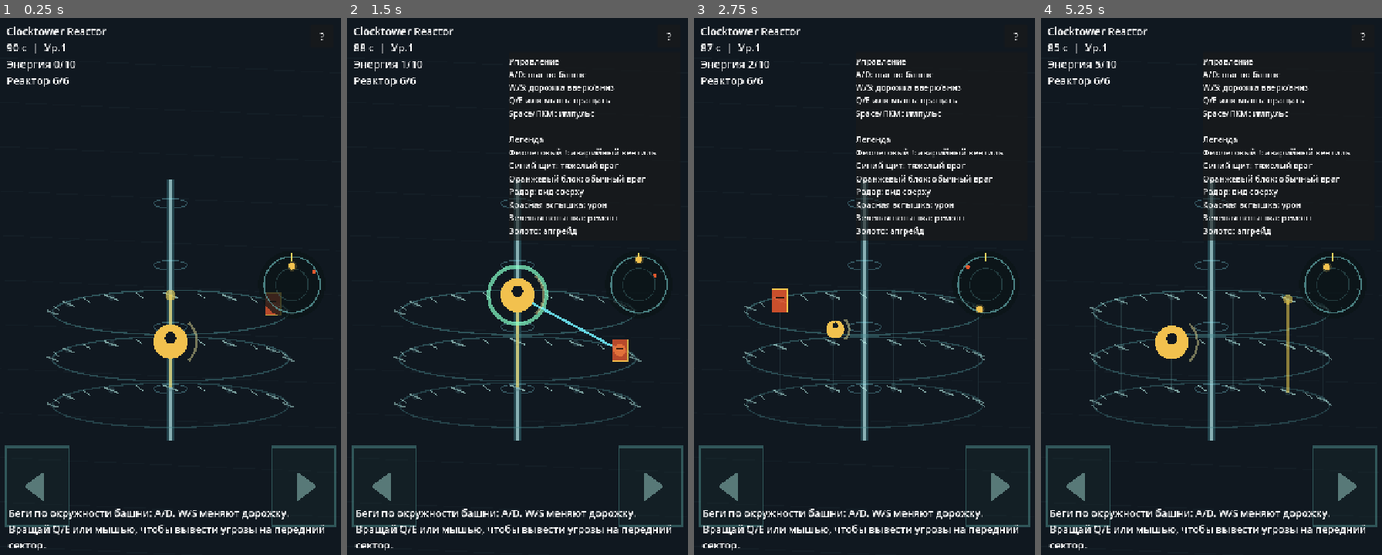
Above: before the commit, frames 1-4 (left to right).
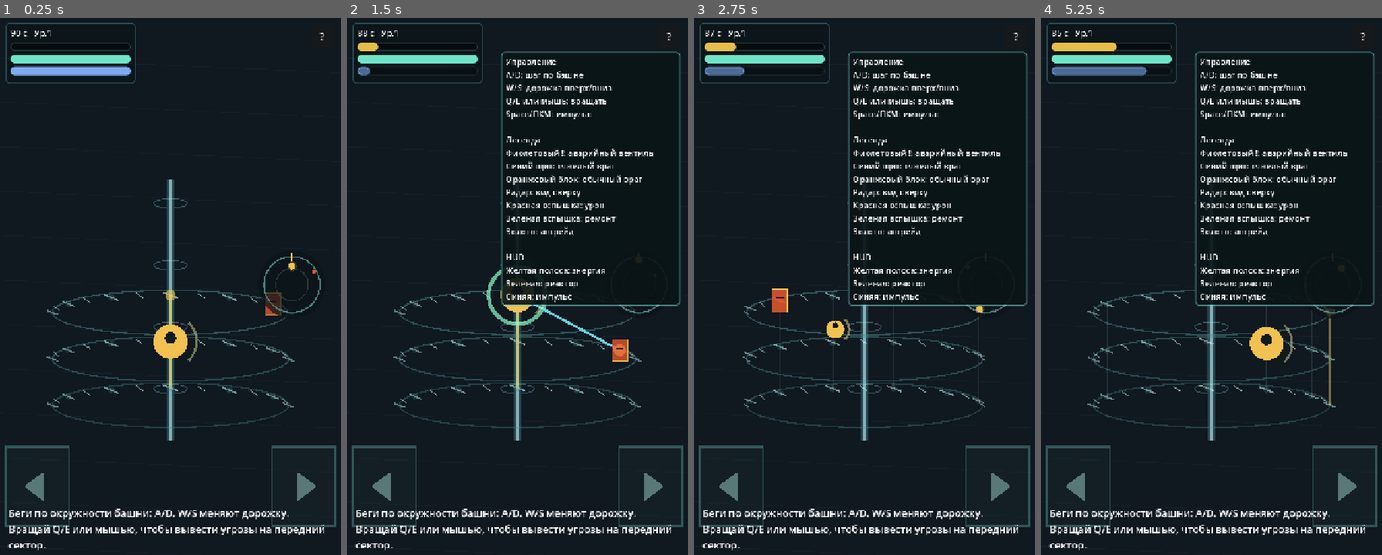
Above: after the commit, the same moments.

Repository: GeorgeYahontov/clocktower-reactor
Game: Godot game, scene res://scenes/Main.tscn
Same seed, same stepped clock (60 frames per second), same inputs: the game is played once before the commit and once after it.
Inputs (mouse positions are in pixels of both pictures, inside the frame that each line leads up to):
- Up to frame 1 (0.25 s): no input
- Up to frame 2 (1.5 s): click "?" at 0.5 s; tap Enter at 1.25 s; move the mouse to (500, 447) at 1.27 s; hold W (move_up) from 1.28 s (still down); tap Space (pulse) at 1.35 s; click (500, 447) at 1.42 s
- Up to frame 3 (2.75 s): release W (move_up) at 2 s; drag from (970, 415) to (847, 447) at 2.02 s
- Up to frame 4 (5.25 s): move the mouse to (1105, 232) at 2.77 s; hold A (move_left) 2.78-3.5 s; tap Space (pulse) at 2.85, 4.35 s; drag from (1228, 324) to (1105, 232) at 3.52 s; move the mouse to (1160, 168) at 4.27 s; hold S (move_down) 4.28-5 s; drag from (1286, 291) to (1160, 168) at 5.02 s

The runs differ from the first frame. In frame 1, 2.1% of the frame differs, in the area x 1-40%, y 0-13%; in frame 2, 6.4%; in frame 3, 6.3%; in frame 4, 8.7%, in the area x 1-98%, y 0-73%.

Commit message:
Add compact HUD gauges

Diff:
--- a/scripts/ui/Hud.gd
+++ b/scripts/ui/Hud.gd
@@ -4,7 +4,12 @@
 signal restart_requested
 
 var state
-var label: Label
+var status_panel: PanelContainer
+var status_box: VBoxContainer
+var status_header: Label
+var energy_bar: ProgressBar
+var integrity_bar: ProgressBar
+var pulse_bar: ProgressBar
 var tutorial: Label
 var menu_button: Button
 var help_panel: PanelContainer
@@ -15,11 +20,29 @@
 
 func bind(game_state) -> void:
 	state = game_state
-	label = Label.new()
-	label.position = Vector2(20.0, 20.0)
-	label.size = Vector2(330.0, 132.0)
-	label.add_theme_font_size_override("font_size", 22)
-	add_child(label)
+	status_panel = PanelContainer.new()
+	status_panel.position = Vector2(18.0, 18.0)
+	status_panel.size = Vector2(270.0, 126.0)
+	status_panel.add_theme_stylebox_override("panel", _make_panel_style(Color(0.04, 0.08, 0.09, 0.72), Color(0.30, 0.56, 0.58, 0.42)))
+	add_child(status_panel)
+
+	status_box = VBoxContainer.new()
+	status_box.size = Vector2(250.0, 108.0)
+	status_box.add_theme_constant_override("separation", 7)
+	status_panel.add_child(status_box)
+
+	status_header = Label.new()
+	status_header.add_theme_font_size_override("font_size", 18)
+	status_box.add_child(status_header)
+
+	energy_bar = _make_bar(Color(0.95, 0.78, 0.28, 0.95))
+	status_box.add_child(energy_bar)
+
+	integrity_bar = _make_bar(Color(0.44, 0.95, 0.82, 0.95))
+	status_box.add_child(integrity_bar)
+
+	pulse_bar = _make_bar(Color(0.52, 0.70, 1.0, 0.95))
+	status_box.add_child(pulse_bar)
 
 	menu_button = Button.new()
 	menu_button.text = "?"
@@ -32,16 +55,17 @@
 	add_child(menu_button)
 
 	help_panel = PanelContainer.new()
-	help_panel.position = Vector2(342.0, 78.0)
-	help_panel.size = Vector2(356.0, 390.0)
+	help_panel.position = Vector2(326.0, 78.0)
+	help_panel.size = Vector2(372.0, 414.0)
 	help_panel.visible = false
+	help_panel.add_theme_stylebox_override("panel", _make_panel_style(Color(0.04, 0.08, 0.09, 0.92), Color(0.42, 0.78, 0.76, 0.60)))
 	add_child(help_panel)
 
 	help_label = Label.new()
-	help_label.size = Vector2(332.0, 366.0)
+	help_label.size = Vector2(348.0, 390.0)
 	help_label.autowrap_mode = TextServer.AUTOWRAP_WORD_SMART
 	help_label.add_theme_font_size_override("font_size", 17)
-	help_label.text = "Управление\nA/D: шаг по башне\nW/S: доро …(200 unchanged characters)… Зеленая вспышка: ремонт\nЗолото: апгрейд"
+	help_label.text = "Управление\nA/D: шаг по башне\nW/S: доро …(200 unchanged characters)… Зеленая вспышка: ремонт\nЗолото: апгрейд\n\nHUD\nЖелтая полоса: энергия\nЗеленая: реактор\nСиняя: импульс"
 	help_panel.add_child(help_label)
 
 	tutorial = Label.new()
@@ -78,17 +102,17 @@
 	refresh()
 
 func refresh() -> void:
-	if state == null or label == null:
+	if state == null or status_header == null:
 		return
 	var time_left: float = maxf(0.0, state.config.run_duration - state.run_time)
-	label.text = "Clocktower Reactor\n%.0f c  |  Ур.%d\nЭнергия %d/%d\nРеактор %d/%d" % [
-		time_left,
-		state.level,
-		state.energy,
-		state.config.energy_per_level,
-		state.reactor_integrity,
-		state.max_reactor_integrity
-	]
+	status_header.text = "%.0f c   Ур.%d" % [time_left, state.level]
+	energy_bar.max_value = state.config.energy_per_level
+	energy_bar.value = state.energy
+	integrity_bar.max_value = maxf(1.0, float(state.max_reactor_integrity))
+	integrity_bar.value = state.reactor_integrity
+	pulse_bar.max_value = state.config.pulse_cooldown
+	pulse_bar.value = state.config.pulse_cooldown - state.pulse_cooldown_remaining
+	pulse_bar.modulate.a = 1.0 if state.pulse_cooldown_remaining <= 0.0 else 0.58
 
 	if tutorial == null:
 		return
@@ -131,15 +155,23 @@
 		button.text = "%s  %s\n%s" % [upgrade["icon"], upgrade["title"], upgrade["description"]]
 		button.custom_minimum_size = Vector2(330.0, 92.0)
 		button.add_theme_font_size_override("font_size", 15)
-		button.add_theme_stylebox_override("normal", _make_upgrade_style(Color(0.07, 0.13, 0.15, 0.92), Color(0.36, 0.72, 0.72, 0.72)))
-		button.add_theme_stylebox_override("hover", _make_upgrade_style(Color(0.10, 0.18, 0.19, 0.96), Color(0.95, 0.82, 0.36, 0.90)))
-		button.add_theme_stylebox_override("pressed", _make_upgrade_style(Color(0.13, 0.23, 0.22, 1.0), Color(0.52, 1.0, 0.78, 0.95)))
+		button.add_theme_stylebox_override("normal", _make_panel_style(Color(0.07, 0.13, 0.15, 0.92), Color(0.36, 0.72, 0.72, 0.72)))
+		button.add_theme_stylebox_override("hover", _make_panel_style(Color(0.10, 0.18, 0.19, 0.96), Color(0.95, 0.82, 0.36, 0.90)))
+		button.add_theme_stylebox_override("pressed", _make_panel_style(Color(0.13, 0.23, 0.22, 1.0), Color(0.52, 1.0, 0.78, 0.95)))
 		button.pressed.connect(func(upgrade_id := String(upgrade["id"])) -> void:
 			upgrade_selected.emit(upgrade_id)
 		)
 		upgrade_panel.add_child(button)
 
-func _make_upgrade_style(fill: Color, border: Color) -> StyleBoxFlat:
+func _make_bar(fill: Color) -> ProgressBar:
+	var bar := ProgressBar.new()
+	bar.custom_minimum_size = Vector2(242.0, 18.0)
+	bar.show_percentage = false
+	bar.add_theme_stylebox_override("background", _make_panel_style(Color(0.02, 0.04, 0.05, 0.78), Color(0.18, 0.28, 0.29, 0.70)))
+	bar.add_theme_stylebox_override("fill", _make_panel_style(fill, fill))
+	return bar
+
+func _make_panel_style(fill: Color, border: Color) -> StyleBoxFlat:
 	var style := StyleBoxFlat.new()
 	style.bg_color = fill
 	style.border_color = border
@@ -151,8 +183,8 @@
 	style.corner_radius_top_right = 8
 	style.corner_radius_bottom_left = 8
 	style.corner_radius_bottom_right = 8
-	style.content_margin_left = 12
-	style.content_margin_right = 12
+	style.content_margin_left = 10
+	style.content_margin_right = 10
 	style.content_margin_top = 8
 	style.content_margin_bottom = 8
 	return style
Not shown, changed: docs/00-devlog.md
Not shown, changed: docs/05-current-gameplay.md
